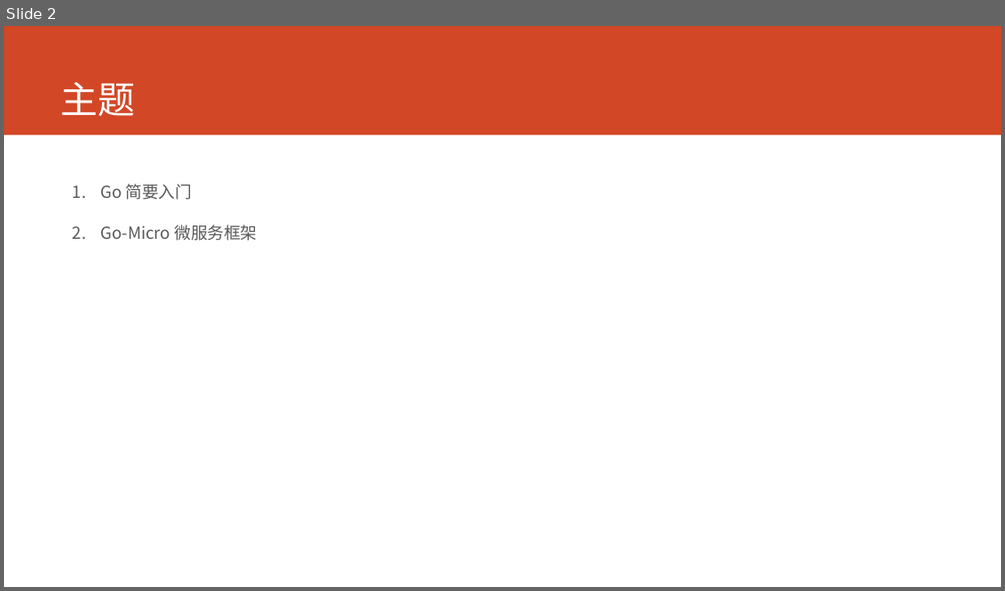
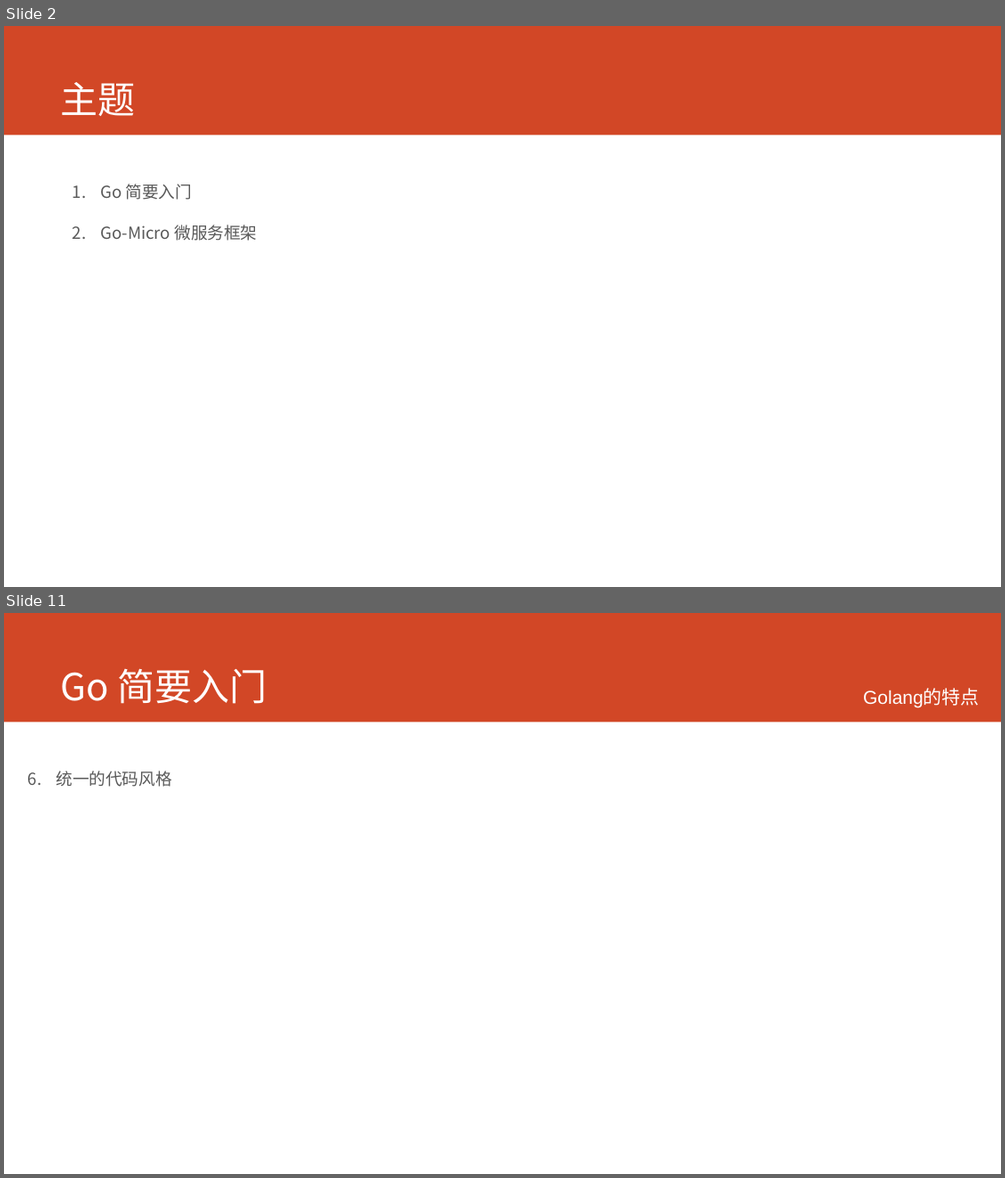
Before and after one commit to printfcoder/printfcoder, a slide deck: course/course-for-emc.pptx. Shown one above the other, each under a label of ours: slide 2 before the commit, slides 2 and 11 after it; the slides between them are not shown. The pictures are 1005x591 and 1005x1178 pixels, drawn with LibreOffice and Linux fonts; fonts in the diff are those of the drawing. Boxes give left, top, right and bottom in pixels: in the first picture for what was removed or moved away, otherwise in the second. Text is boxed around its words. In the diff, an @@ line names an element or a change of style, - is before the commit and + after.

```diff
--- a/course/course-for-emc.pptx
+++ b/course/course-for-emc.pptx
@@ slide 11 added at (4,613,1001,1174), background #FFFFFF; not listed: 1 template element that a slide beside it also shows @@
@@ title added at (61,668,267,704), 36 pt, text #FFFFFF @@
+Go 简要入门
@@ text added at (863,689,979,707), 18 pt, text #FFFFFF @@
+Golang的特点
@@ text added at (56,771,171,787), 16 pt, text #595959 @@
+6. 统一的代码风格
```
Also in this commit, not shown: 3 slides changed, 31 other slides added, 1 slide removed, 12 other files.
